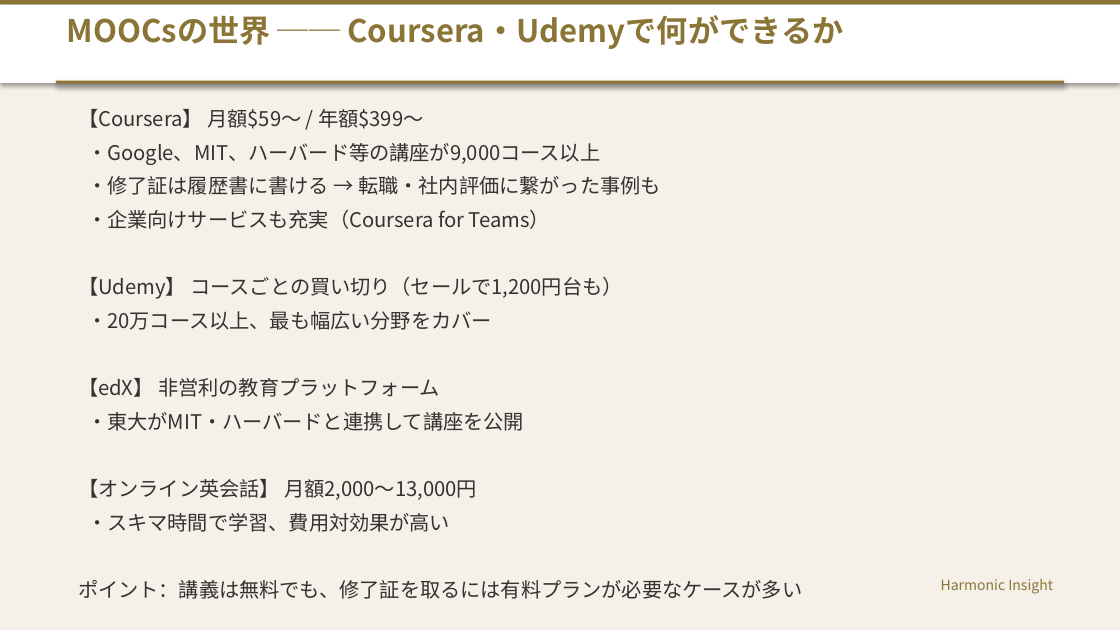
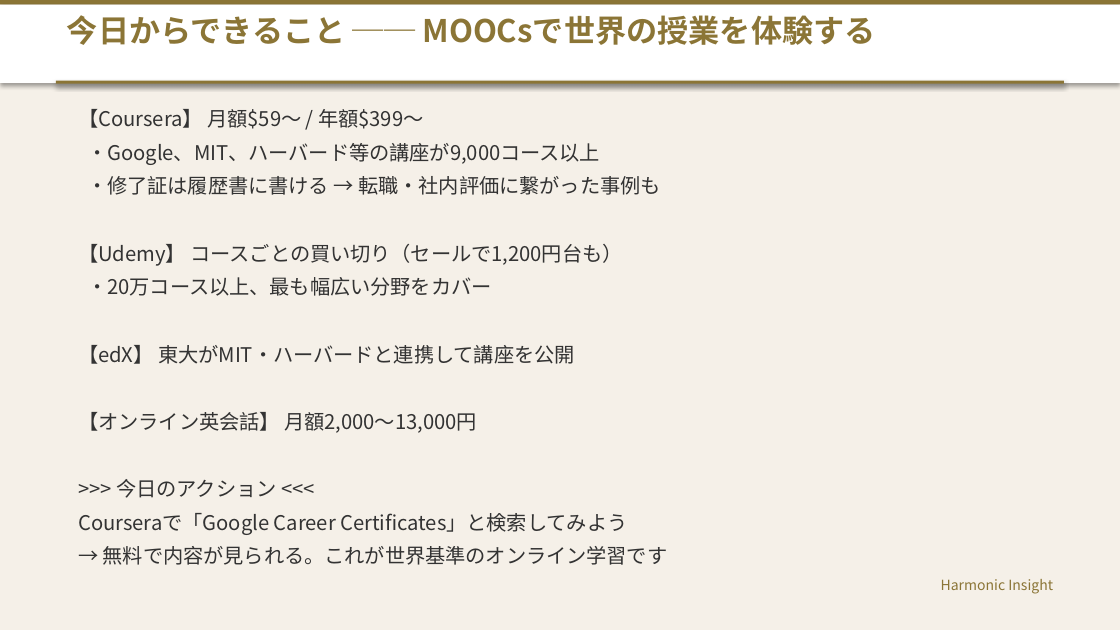
Before and after one commit to HarmonicInsight/Movie_Contents, a slide deck: slide 13 of 海外学習_留学_グローバルオンライン教育_プレゼンテーション.pptx. Drawn at 1120x630 pixels with LibreOffice and Linux fonts; fonts in the diff are those of the drawing. Boxes give left, top, right and bottom in pixels: in the first picture for what was removed or moved away, otherwise in the second. Text is boxed around its words. In the diff, an @@ line names an element or a change of style, - is before the commit and + after.

```diff
--- a/海外学習_留学_グローバルオンライン教育_プレゼンテーション.pptx
+++ b/海外学習_留学_グローバルオンライン教育_プレゼンテーション.pptx
@@ text at <box>67,15,875,45</box>: text changed @@
-MOOCsの世界 ── Coursera・Udemyで何ができるか
+今日からできること ── MOOCsで世界の授業を体験する
@@ text at <box>87,210,550,229</box>: paragraph removed @@
-・企業向けサービスも充実（Coursera for Teams）
@@ text at <box>78,345,575,364</box>: text changed @@
-【edX】 非営利の教育プラットフォーム
-・東大がMIT・ハーバードと連携して講座を公開
+【edX】 東大がMIT・ハーバードと連携して講座を公開
@@ text at <box>78,479,668,565</box>: text changed @@
-・スキマ時間で学習、費用対効果が高い
-ポイント：講義は無料でも、修了証を取るには有料プランが必要なケースが多い
+>>> 今日のアクション <<<
+Courseraで「Google Career Certificates」と検索してみよう
+→ 無料で内容が見られる。これが世界基準のオンライン学習です
```
Also in this commit, not shown: 7 other slides changed, 1 other file.
